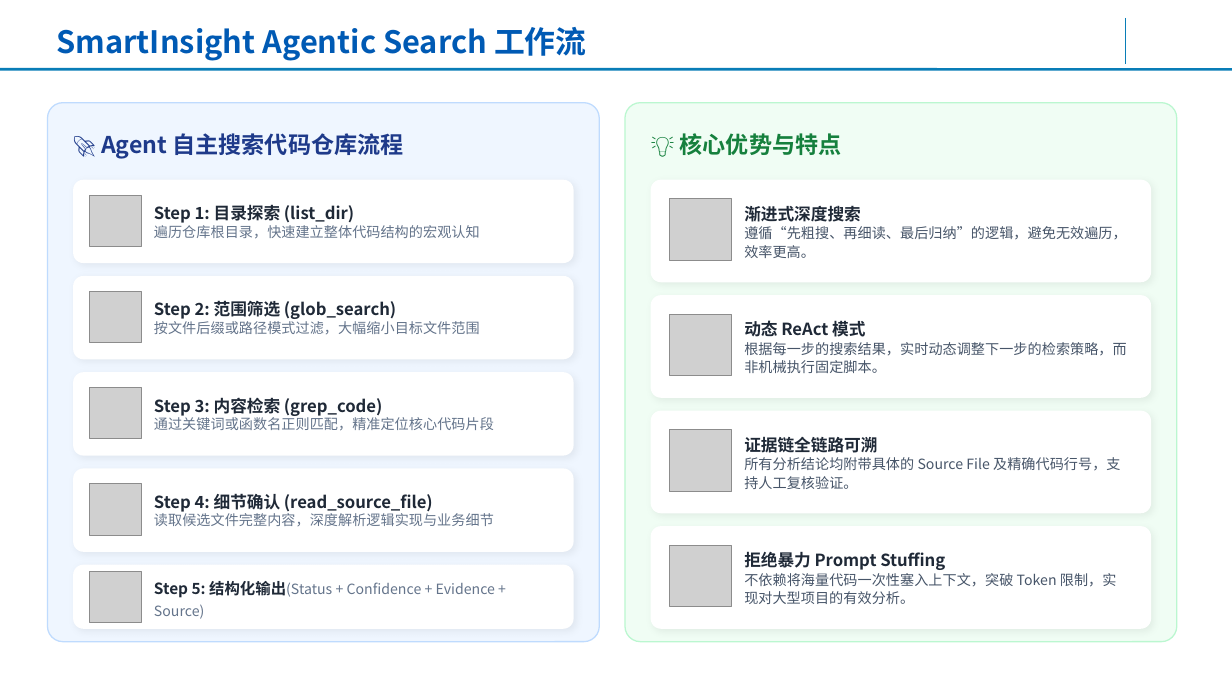
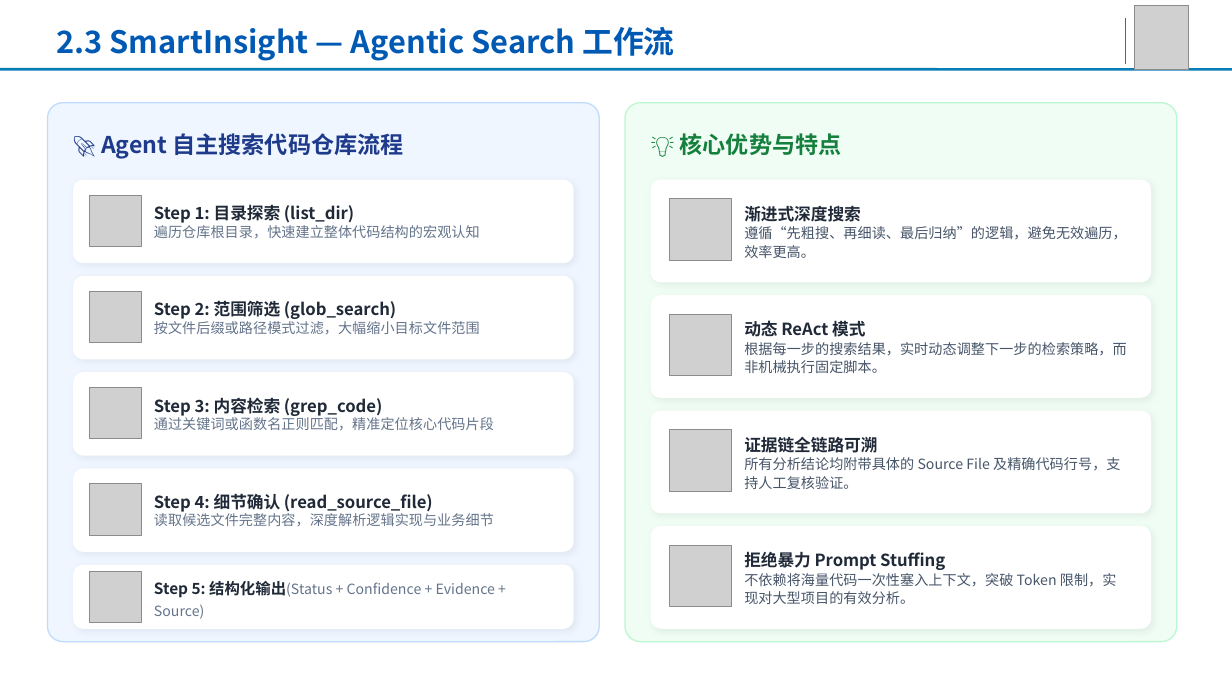
Before and after one commit to AgentForSE/.github, a slide deck: slide 14 of 基于AgentForSE五大智能体的装备软件智能研发平台-0.1.pptx (slide 18 before the commit). Drawn at 1232x693 pixels with LibreOffice and Linux fonts; fonts in the diff are those of the drawing; grey boxes stand for pictures; background and template pictures are left out. Boxes give left, top, right and bottom in pixels: in the first picture for what was removed or moved away, otherwise in the second. Text is boxed around its words. In the diff, an @@ line names an element or a change of style, - is before the commit and + after.

```diff
--- a/基于AgentForSE五大智能体的装备软件智能研发平台-0.1.pptx
+++ b/基于AgentForSE五大智能体的装备软件智能研发平台-0.1.pptx
@@ text at (56,27,674,61): text changed @@
-SmartInsight Agentic Search 工作流
+2.3 SmartInsight — Agentic Search 工作流
@@ picture added at (1135,6,1189,69) @@
```
Also in this commit, not shown: 24 other slides changed, 2 slides added, 14 slides removed.
